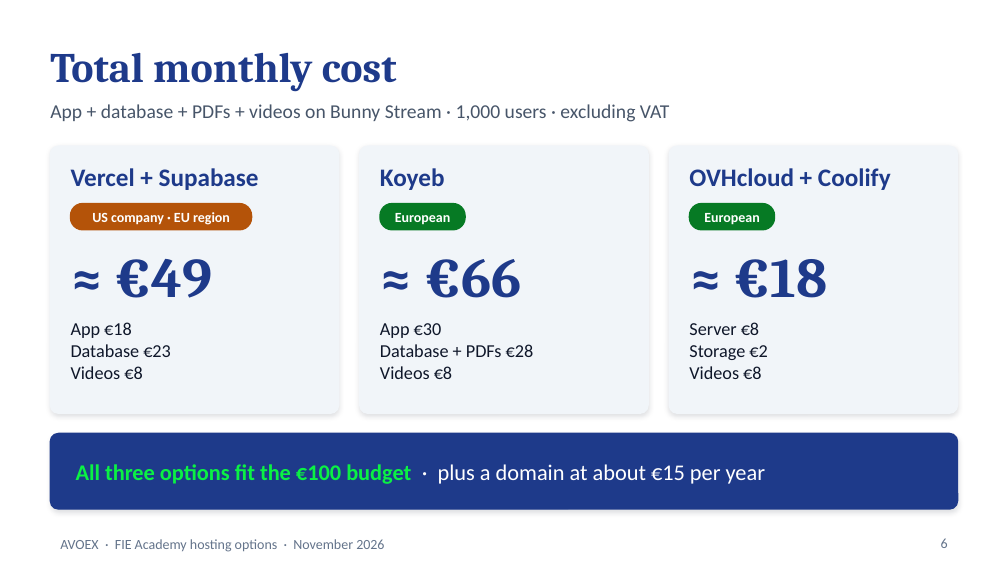
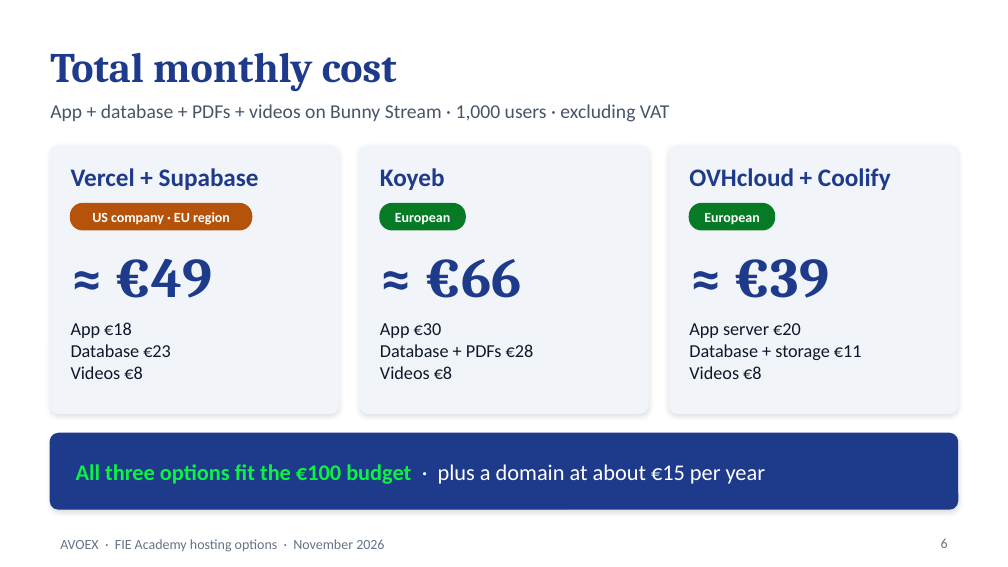
Before and after one commit to Angelvalkov2003/fie-academy, a slide deck: slide 6 of FIE_Academy_Hosting_Options.pptx. Drawn at 1008x567 pixels with LibreOffice and Linux fonts; fonts in the diff are those of the drawing. Boxes give left, top, right and bottom in pixels: in the first picture for what was removed or moved away, otherwise in the second. Text is boxed around its words. In the diff, an @@ line names an element or a change of style, - is before the commit and + after.

```diff
--- a/FIE_Academy_Hosting_Options.pptx
+++ b/FIE_Academy_Hosting_Options.pptx
@@ text at (735,259,829,298): text changed @@
-≈ €18
+≈ €39
@@ text at (689,323,862,360): text changed @@
-Server €8
-Storage €2
+App server €20
+Database + storage €11
```
Also in this commit, not shown: 3 other slides changed, 1 other file.
